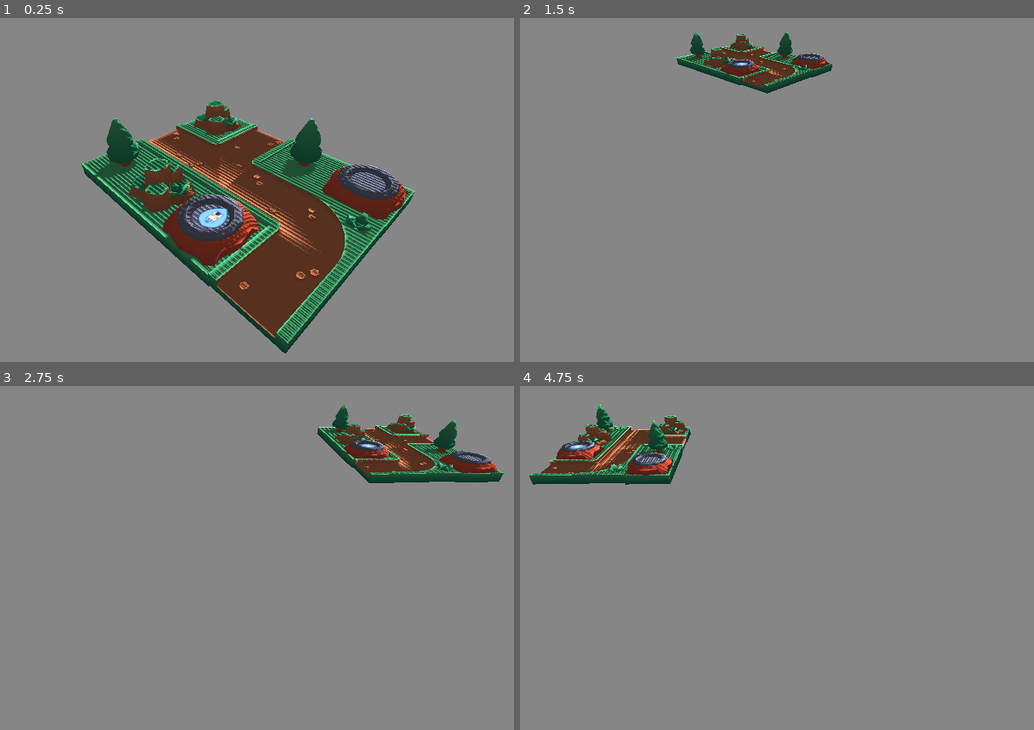
Above: before the commit, frames 1-4 (two rows, left to right).
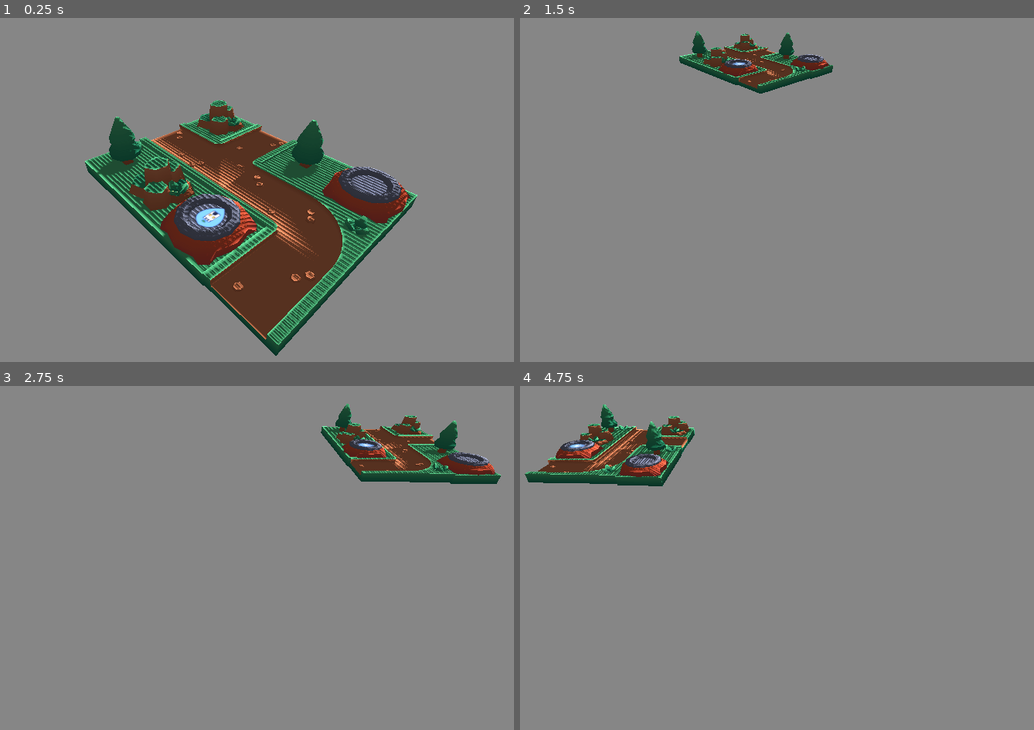
Above: after the commit, the same moments.

Repository: MarkStruik/Tiny-Stronghold
Game: Godot game, scene res://Level/Main.tscn
Same seed, same stepped clock (60 frames per second), same inputs: the game is played once before the commit and once after it.
Inputs (mouse positions are in pixels of both pictures, inside the frame that each line leads up to):
- Up to frame 1 (0.25 s): no input
- Up to frame 2 (1.5 s): move the mouse to (884, 172) at 0.52 s; hold S (cam_back) 0.53-1.25 s; click (884, 172) at 0.67 s; drag from (622, 207) to (715, 258) at 1.27 s
- Up to frame 3 (2.75 s): tap Enter at 2 s; move the mouse to (287, 482) at 2.02 s; hold E (cam_cw) from 2.03 s (still down); click (287, 482) at 2.17 s
- Up to frame 4 (4.75 s): release E (cam_cw) at 2.75 s; drag from (715, 626) to (561, 506) at 2.77 s; tap Space at 3.5 s; move the mouse to (931, 609) at 3.52 s; hold D (cam_left) 3.53-4.25 s; click (931, 609) at 3.67 s; drag from (561, 506) to (653, 472) at 4.27 s

The runs differ from the first frame. In frame 1, 9.4% of the frame differs, in the area x 15-82%, y 23-99%; in frame 2, 1.1%; in frame 3, 1.9%; in frame 4, 2.4%.

Commit message:
eanble auto spin again

Diff:
--- a/Level/Main.tscn
+++ b/Level/Main.tscn
@@ -40,6 +40,7 @@
 [node name="CameraRig" type="Node3D" parent="."]
 transform = Transform3D(1, 0, 0, 0, 1, 0, 0, 0, 1, 6.32434, 0, 3.25359)
 script = ExtResource("3_xq4ua")
+auto_spin_on_start = true
 
 [node name="Pivot" type="Node3D" parent="CameraRig"]
 
